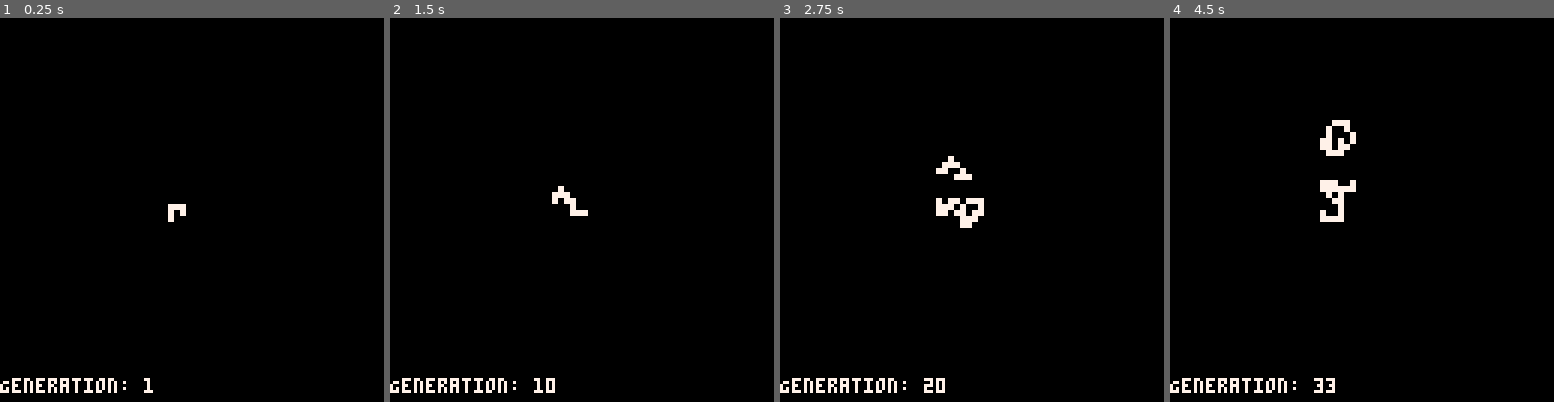
Above: before the commit, frames 1-4 (left to right).
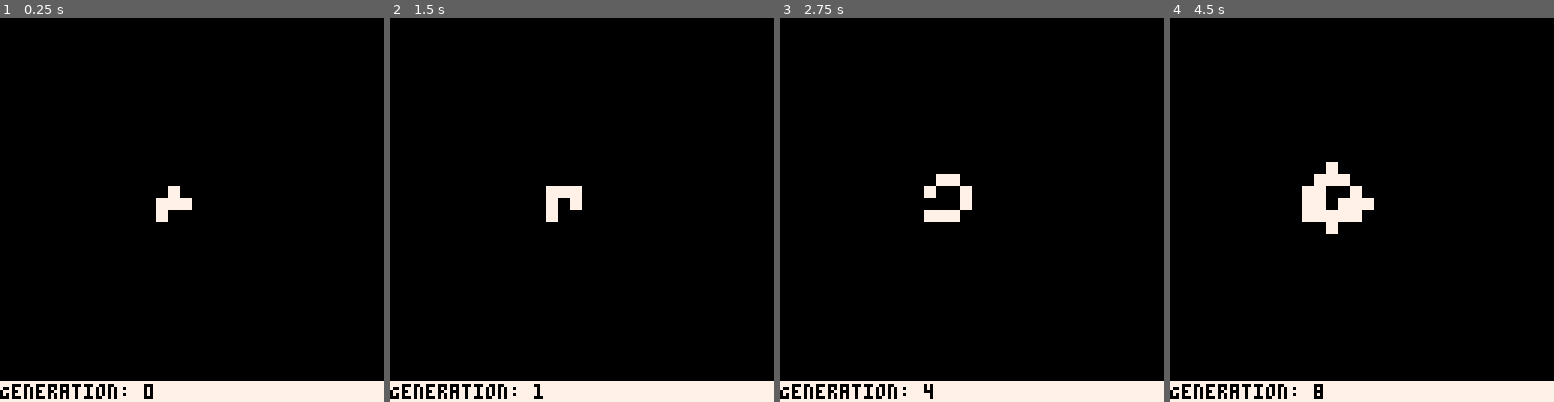
Above: after the commit, the same moments.

Repository: agonzalez777/My-Pico-8-Games
Game: PICO-8 cartridge carts/gameoflife.p8
The game is run twice, just before and just after one commit, with the same random seed, the same clock (stepped at 60 frames per second) and the same inputs.
Inputs:
- Up to frame 1 (0.25 s): no input
- Up to frame 2 (1.5 s): tap X (X key) at 0.33, 1.07 s; tap O (Z key) at 0.7 s
- Up to frame 3 (2.75 s): hold Right 1.6-2.1 s; tap O (Z key) at 1.7, 2.1, 2.5 s; tap X (X key) at 1.85 s; hold Up 2.15-2.42 s; hold Right from 2.47 s (still down)
- Up to frame 4 (4.5 s): tap O (Z key) every 0.4 s from 2.9 to 4.1 s; tap X (X key) at 2.97, 4.08 s; release Right at 3.03 s; hold Left 3.08-3.58 s; hold Down 3.63-3.97 s; hold Right from 4.02 s (still down)

The runs differ from the first frame. In frame 1, 5.5% of the frame differs, in the area x 0-100%, y 43-100%; in frame 2, 5.5%; in frame 3, 6.3%; in frame 4, 7.1%, in the area x 0-100%, y 26-100%.

Commit message:
Created the ability for the player to advance generation himself and created a status bar in the bottom of the screen. Also fixed a few bugs.

Diff:
--- a/carts/gameoflife.p8
+++ b/carts/gameoflife.p8
@@ -4,15 +4,12 @@
 left,right,up,down,fire1,fire2=0,1,2,3,4,5
 black,dark_blue,dark_purple,dark_green,brown,dark_gray,light_gray,white,red,orange,yellow,green,blue,indigo,pink,peach=0,1,2,3,4,5,6,7,8,9,10,11,12,13,14,15
 
-
-cell_size = 2 -- Must be a factor of 128
+-- Game Settings
+user_control = true
+cell_size = 4 -- Must be a factor of 120
 board_width = 128/cell_size
-board_height = 128/cell_size
+board_height = 120/cell_size
 alive_color = white
-generation = 0
-boards = {{}, {}}
-board_index=1
-next_board_index=2
 
 -- Reset Board to all Dead Cells
 function reset_board(brd)
@@ -28,9 +25,9 @@
 function draw_board(brd)
     cls()
     local i = 1
-    for i=1,board_width do
-        for j=1,board_height do
-                if (brd[i][j] == 1) then
+    for i=0,board_width-1 do
+        for j=0,board_height-1 do
+                if (brd[i+1][j+1] == 1) then
                     draw_cell(i+(i*(cell_size-1)),j+(j*(cell_size-1)),cell_size,white)
                 end
         end
@@ -46,6 +43,10 @@
         end
     end
 end
+
+
+
+-- These Functions Generate the various types of patterns
 
 function generate_random_seed(percent)
     for i=1,(flr(board_width*board_height*(percent/100))) do
@@ -64,9 +65,14 @@
 end
 
 function _init()
+    generation = 0
+    boards = {{}, {}}
+    board_index=1
+    next_board_index=2
 -- Initialize the Board with all dead cells
     reset_board(boards[1])
     reset_board(boards[2])
+-- Generate Starting Pattern
     --generate_random_seed(5)
     generate_pentomino()
 end
@@ -111,11 +117,32 @@
 
 
 function _draw()
+    if (not user_control) then
+        calculate_next_board()
+        goto_next_board()
+    end
     draw_board(boards[board_index])
-    calculate_next_board()
+    draw_status_bar()
+end
+
+function draw_status_bar()
+    rectfill(0,121,128,128,white)
+    print("Generation: "..generation,0,122,black)
+end
+
+function _update()
+    -- Option to User Control Each Generation
+    if (user_control) then
+        if (btnp(fire1)) then
+            calculate_next_board()
+            goto_next_board()
+        end
+    end
+end
+
+function goto_next_board()
     x = board_index
     board_index = next_board_index
     next_board_index = x
-    print("Generation: "..generation,0,120)
     generation+=1
 end
